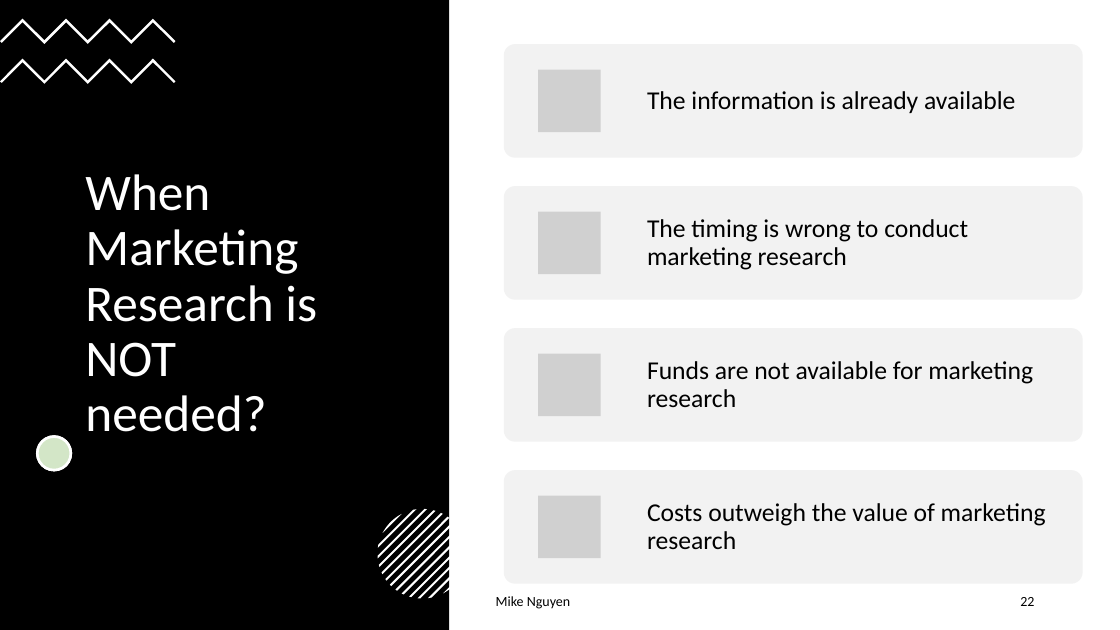
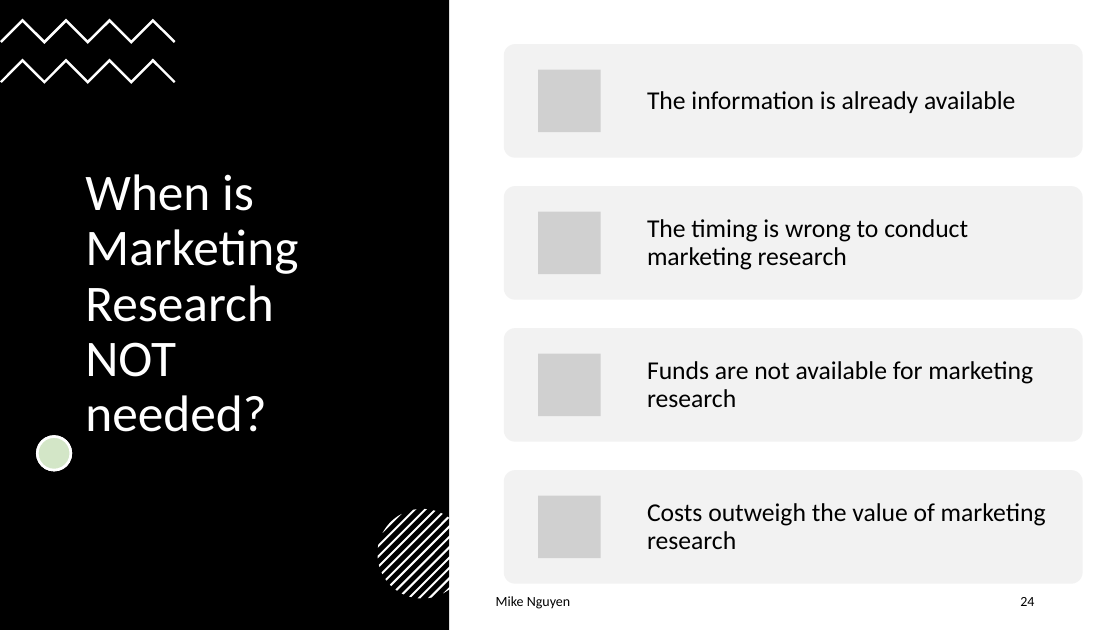
Before and after one commit to mikenguyen13/mar4050_S22, a slide deck: slide 24 of lectures/2/1_Marketing Research Process.pptx (slide 22 before the commit). Drawn at 1120x630 pixels with LibreOffice and Linux fonts; fonts in the diff are those of the drawing; grey boxes stand for pictures. Boxes give left, top, right and bottom in pixels: in the first picture for what was removed or moved away, otherwise in the second. Text is boxed around its words. In the diff, an @@ line names an element or a change of style, - is before the commit and + after.

```diff
--- a/lectures/2/1_Marketing Research Process.pptx
+++ b/lectures/2/1_Marketing Research Process.pptx
@@ title at (x1=85, y1=174, x2=298, y2=432): text changed @@
-When Marketing Research is NOT needed?
+When is Marketing Research NOT needed?
@@ page number at (x1=1020, y1=597, x2=1034, y2=606): text changed @@
-22
+24
```
Also in this commit, not shown: 1 other slide changed, 2 slides added, 9 other files.
